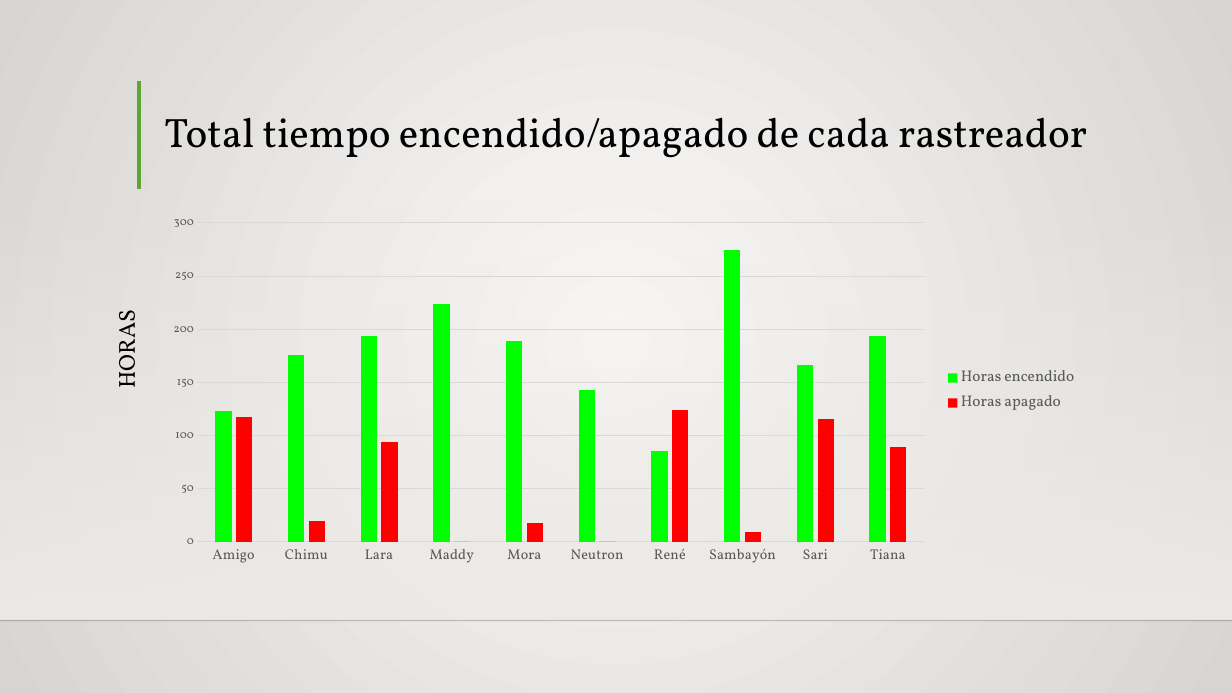
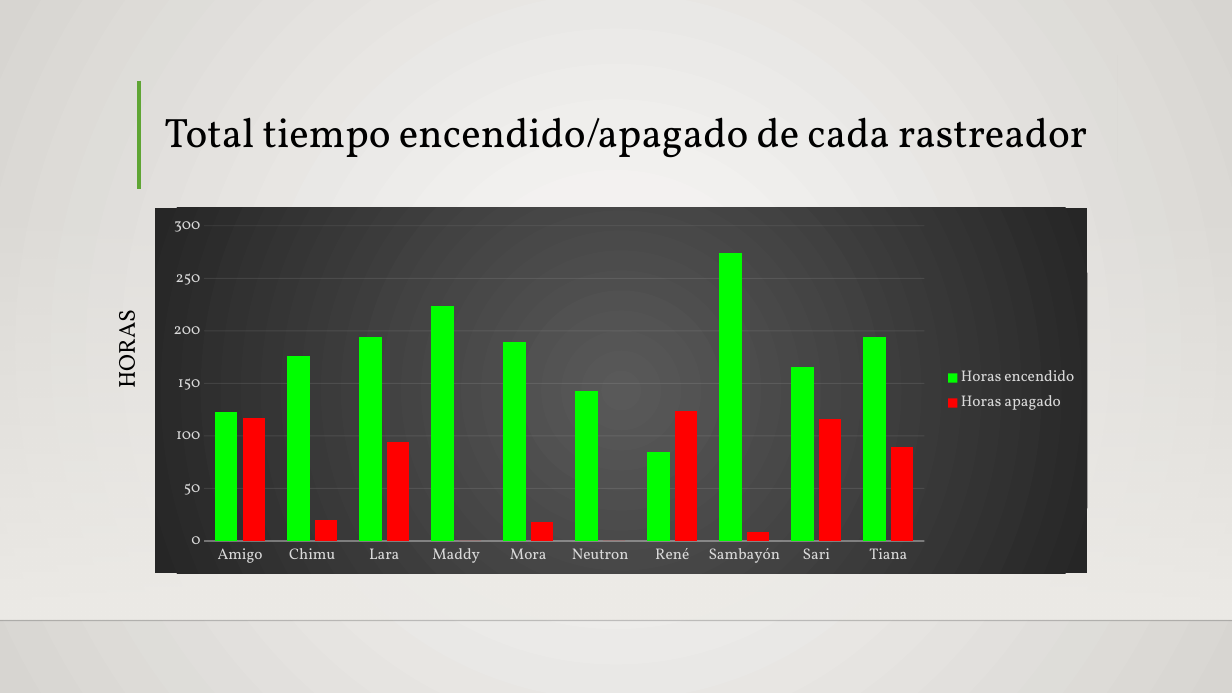
Before and after one commit to Siriusg2/resumenipa, a slide deck: slide 6 of excel_reports/IPApresentacion.pptx. Drawn at 1232x693 pixels with LibreOffice and Linux fonts; fonts in the diff are those of the drawing; background and template pictures are left out. Boxes give left, top, right and bottom in pixels: in the first picture for what was removed or moved away, otherwise in the second. Text is boxed around its words. In the diff, an @@ line names an element or a change of style, - is before the commit and + after.

```diff
--- a/excel_reports/IPApresentacion.pptx
+++ b/excel_reports/IPApresentacion.pptx
@@ column chart at box(155, 208, 1088, 573) @@
@@ legend changed @@
@@ category axis changed @@
@@ value axis changed @@
@@ bar spacing changed @@
@@ background changed @@
```
Also in this commit, not shown: 3 other slides changed, 1 slide added, 2 other files.
